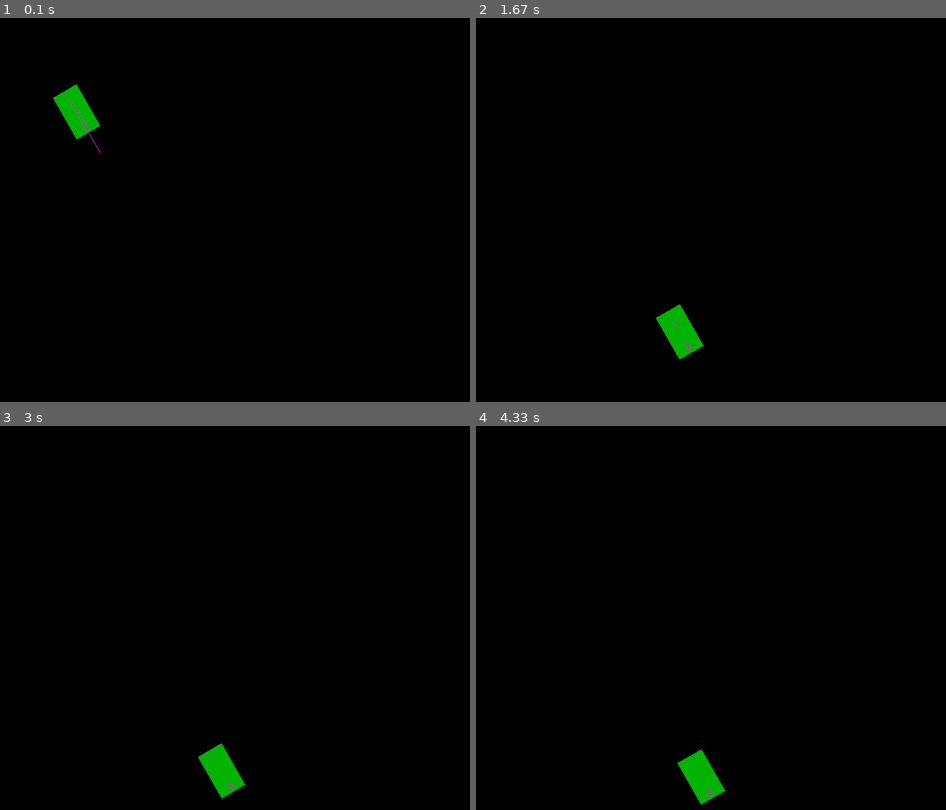
Above: before the commit, frames 1-4 (two rows, left to right).
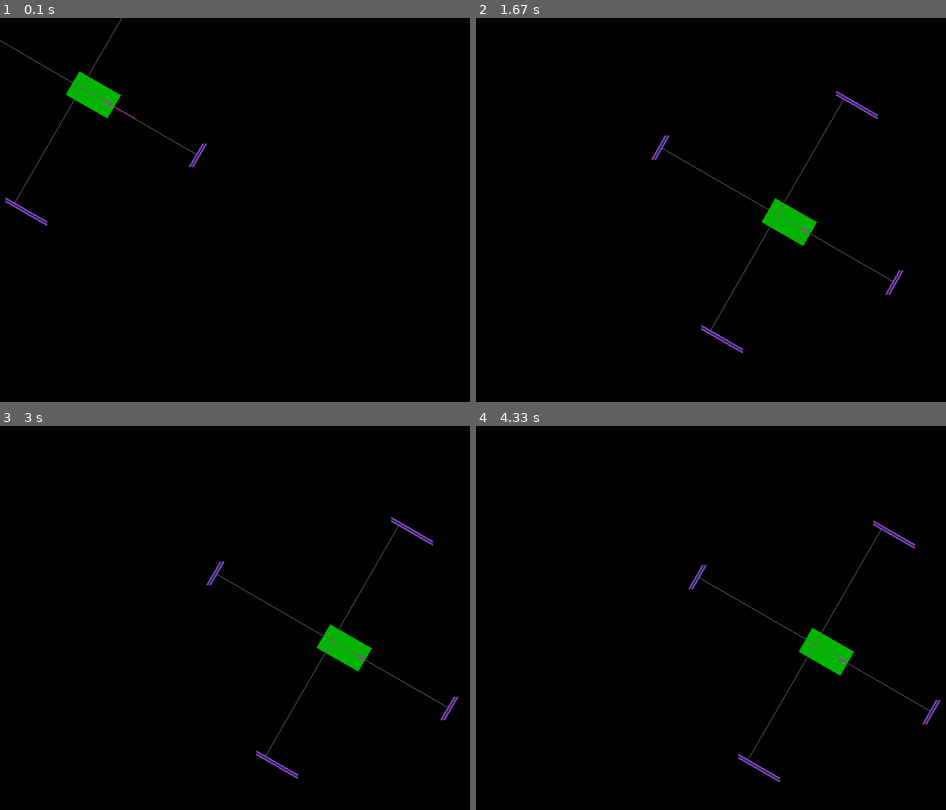
Above: after the commit, the same moments.

Repository: jacob-miller-hq/Intersection-Project
Game: pygame game, started from intersection-game.py
The game is run twice, just before and just after one commit, with the same random seed, the same clock (stepped at 60 frames per second) and the same inputs.
Inputs (mouse positions are in pixels of both pictures, inside the frame that each line leads up to):
- Up to frame 1 (0.1 s): no input
- Up to frame 2 (1.67 s): press the mouse at (917, 210) at 0.37 s; move the mouse to (833, 229) at 0.47 s; release the mouse at (748, 248) at 0.6 s
- Up to frame 3 (3 s): no input
- Up to frame 4 (4.33 s): no input

The runs differ from the first frame. In frame 1, 1.5% of the frame differs, in the area x 0-45%, y 0-55%; in frame 2, 2.0%, in the area x 37-91%, y 18-89%; in frame 3, 1.9%; in frame 4, 2.0%.

Commit message:
implement fast collision detection for arbitrary car shapes

Diff:
--- a/intersection-game.py
+++ b/intersection-game.py
@@ -13,19 +13,22 @@
 """
 
 import sys, math, pygame
+import numpy as np
+import numpy.linalg as la
 
 DEBUG = True
 
-def deg2rad(deg):
-    return deg / 180 * math.pi
+def rotate(vector, angle):
+    angle = angle / 180 * math.pi
+    return np.dot(vector, [[math.cos(angle), math.sin(angle)], [-math.sin(angle), math.cos(angle)]])
 
 class Car:
     # TODO: this should extend sprite
     def __init__(self):
         self.width = 40
         self.length = 70
-        self.center = pygame.math.Vector2(80, 80)
-        self.angle = -30
+        self.center = np.array([80, 80], dtype='float64')
+        self.angle = -60
         self.color = (0, 180, 0)
         self.speed = 10
         self.turn = 0
@@ -37,12 +40,56 @@
         self.DRAG = 0.98
         self.STRAIGHTENING = 0.95
 
-        self.shape = [
-            pygame.math.Vector2(-0.5 * self.width, -0.2 * self.length),
-            pygame.math.Vector2(0.5 * self.width, -0.2 * self.length),
-            pygame.math.Vector2(0.5 * self.width, 0.8 * self.length),
-            pygame.math.Vector2(-0.5 * self.width, 0.8 * self.length)
-        ]
+        self.shape = np.array([
+            [-0.5, -0.2],
+            [0.5, -0.2],
+            [0.5, 0.8],
+            [-0.5, 0.8]
+        ]) * [self.width, self.length]
+
+    def contains(self, point):
+        # TODO: potentially redo this to utilize SAT like collision
+        point = np.array(point, dtype='float64')
+        point -= self.center
+        point = rotate(point, -self.angle)
+        point += pygame.math.Vector2(0.5 * self.width, 0.2 * self.length)
+        return point[0] > 0 and point[0] < self.width and point[1] > 0 and point[1] < self.length
+
+    def getEdges(self):
+        points = rotate(self.shape, self.angle) + self.center
+        return np.stack([points, np.roll(points, 1, axis=0)], axis=1)
+
+    # implemented the Separating Axis Theorem from here:
+    # https://www.metanetsoftware.com/technique/tutorialA.html
+    # *Note: Only really works on convex shapes and needs more work to work with non-polygons
+    def collides(self, o, surface=None):
+        allEdges = np.concatenate((self.getEdges(), o.getEdges()))
+        vecs1 = rotate(self.shape, self.angle)
+        vecs2 = rotate(o.shape, o.angle)
+        for edge in allEdges:
+            vec = edge[1] - edge[0]
+            vec /= la.norm(vec)
+            orthoVec = np.array([vec[1], -vec[0]])
+
+            projected1 = np.dot(vecs1, vec)
+            projected2 = np.dot(vecs2, vec)
+            projDist = np.dot(o.center - self.center, vec)
+
+            # display stuff
+            if DEBUG and surface != None:
+                midCenter = (self.center + o.center) / 2
+                axisCenter = midCenter - 200 * orthoVec
+                axis1 = axisCenter - projDist / 2 * vec
+                axis2 = axisCenter + projDist / 2 * vec
+                # print(vec, vec)
+                pygame.draw.line(surface, (100, 100, 100), midCenter, axisCenter, 1)
+                pygame.draw.line(surface, (100, 100, 100), axis1, axis2, 1)
+                pygame.draw.line(surface, (100, 100, 200), axis1 + projected1.min() * vec, axis1 + projected1.max() * vec, 7)
+                pygame.draw.line(surface, (100, 0, 100), axis2 + projected2.min() * vec, axis2 + projected2.max() * vec, 3)
+
+            if projDist > projected1.max() - projected2.min() or projDist < projected1.min() - projected2.max():
+                return False
+        return True
 
     def update(self, keys=None):
         self.speed *= self.DRAG
@@ -66,21 +113,18 @@
                     self.turn = self.MAX_TURN
 
         self.angle += self.turn * self.speed
-        velocity = pygame.math.Vector2(0, self.speed).rotate(self.angle)
+        velocity = rotate(np.array([0, self.speed]), self.angle)
         self.center += velocity
 
-        # TODO: collision detection. Might not be done right here though
-
-
     def draw(self, surface):
-        points = [vertex.rotate(self.angle) + self.center for vertex in self.shape]
+        points = rotate(self.shape, self.angle) + self.center
         pygame.draw.polygon(surface, self.color, points)
         if DEBUG:
-            direction = pygame.math.Vector2(0, 1).rotate(self.angle)
+            direction = rotate(np.array([0, 1]), self.angle)
             velocity = self.speed * direction
             pygame.draw.line(surface, (255, 0, 255), self.center, self.center + 10 * velocity, 1)
             frontCenter = self.center + 0.6 * self.length * direction
-            pygame.draw.line(surface, (255, 0, 255), frontCenter, frontCenter + 10 * direction.rotate(self.turn * 20), 3)
+            pygame.draw.line(surface, (255, 0, 255), frontCenter, frontCenter + 10 * rotate(direction, self.turn * 20), 3)
 
 class IntersectionGame:
     def __init__(self):
@@ -88,8 +132,10 @@
         size = (800, 600)
         self.screen = pygame.display.set_mode(size)
         # TODO: this should be a sprite group
-        self.cars = [Car()]
+        self.cars = [Car(), Car()]
+        self.selectedCar = None
         self.keys = {}
+        self.mouse = [(0,0), 0, 0, 0, 0, 0, 0] #[pos, b1,b2,b3,b4,b5,b6]
 
     def gameLoop(self, fr=60):
         running = True
@@ -98,6 +144,19 @@
             for event in pygame.event.get():
                 if event.type == pygame.QUIT:
                     running = False
+                elif event.type == pygame.MOUSEBUTTONDOWN:
+                    # self.mouse[event.button] = True
+                    # self.mouse[0] = event.pos
+                    self.selectedCar = None
+                    for car in self.cars:
+                        if car.contains(event.pos):
+                            self.selectedCar = car
+
+                # elif event.type == pygame.MOUSEBUTTONUP:
+                #     self.mouse[event.button] = False
+                #     self.mouse[0] = event.pos
+                # elif event.type == pygame.MOUSEMOTION:
+                #     self.mouse[0] = event.pos
                 elif event.type == pygame.KEYDOWN:
                     self.keys[event.key] = True
                 elif event.type == pygame.KEYUP:
@@ -108,13 +167,21 @@
             self.clock.tick(60)
             # game tick
             for car in self.cars:
-                car.update(self.keys)
+                if car == self.selectedCar:
+                    car.update(self.keys)
+                else:
+                    car.update()
 
             # draw everything
             self.screen.fill((0, 0, 0))
 
             for car in self.cars:
                 car.draw(self.screen)
+
+            # TODO move collision before screen clear when finished debugging
+            if self.cars[0].collides(self.cars[1], self.screen):
+                # print(self.cars[0].center)
+                pass
 
             pygame.display.flip()
 
